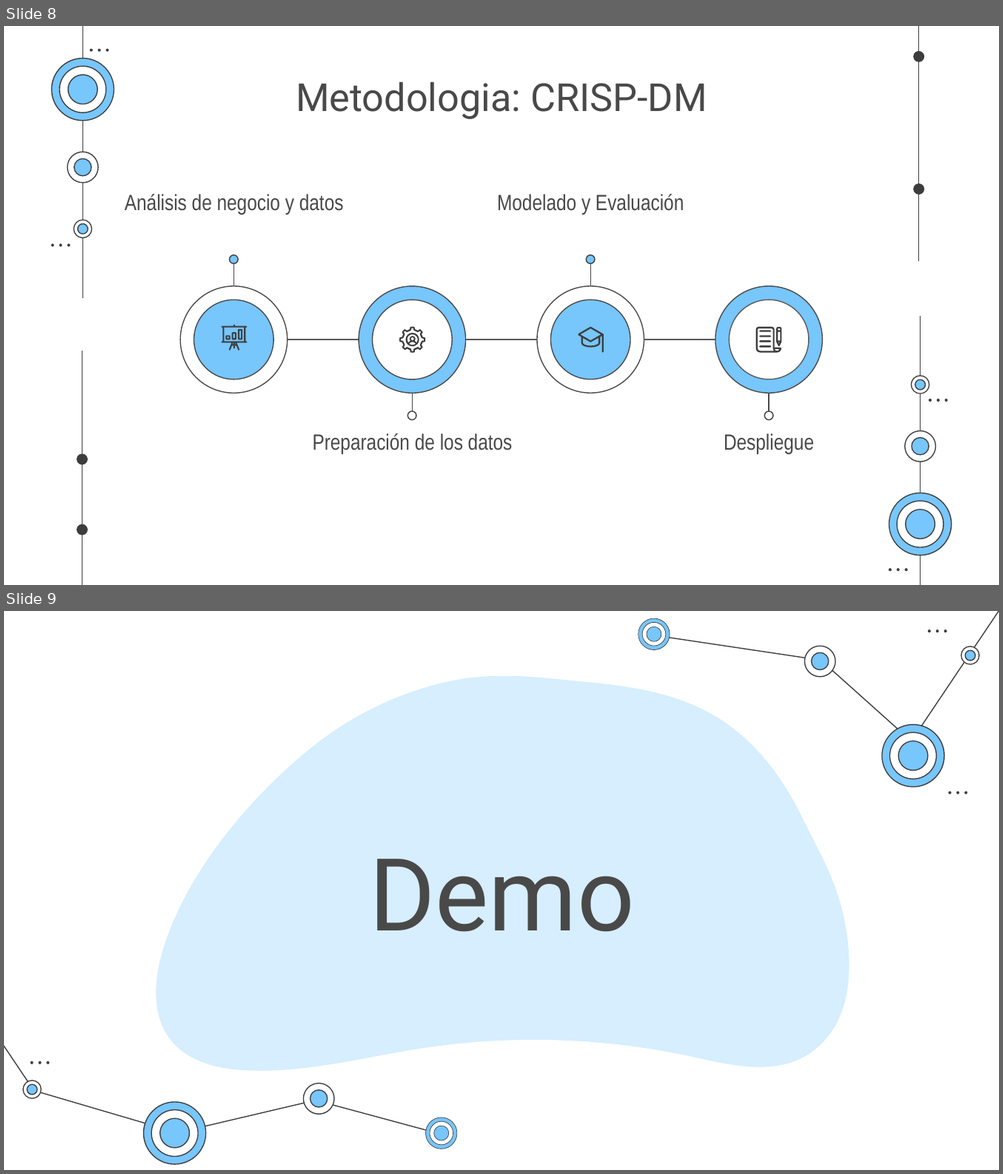
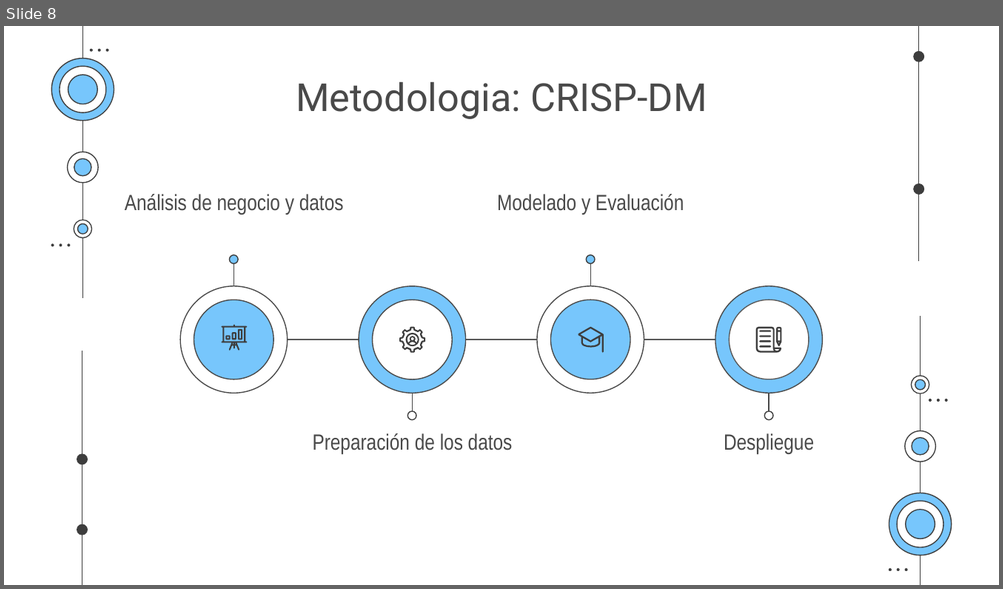
Before and after one commit to g1AI/SAI_PYMES, a slide deck: 6. Despliegue/AI En PYMES.pptx. Shown one above the other, each under a label of ours: slides 8 and 9 before the commit, slide 8 after it. The pictures are 1003x1174 and 1003x589 pixels, drawn with LibreOffice and Linux fonts; fonts in the diff are those of the drawing. Boxes give left, top, right and bottom in pixels: in the first picture for what was removed or moved away, otherwise in the second. Text is boxed around its words. In the diff, an @@ line names an element or a change of style, - is before the commit and + after.

```diff
--- a/6. Despliegue/AI En PYMES.pptx
+++ b/6. Despliegue/AI En PYMES.pptx
@@ slide 9 removed at <box>4,611,999,1170</box>, background #FFFFFF @@
@@ freeform shape removed at <box>151,675,854,1071</box> @@
@@ freeform shape removed at <box>156,677,848,1071</box> @@
@@ group removed at <box>4,611,999,1166</box>: 40 freeform shapes, 9 ellipses, 7 lines @@
@@ title removed at <box>369,859,634,932</box> @@
-Demo
```
Also in this commit, not shown: 8 slides changed, 7 slides added.
